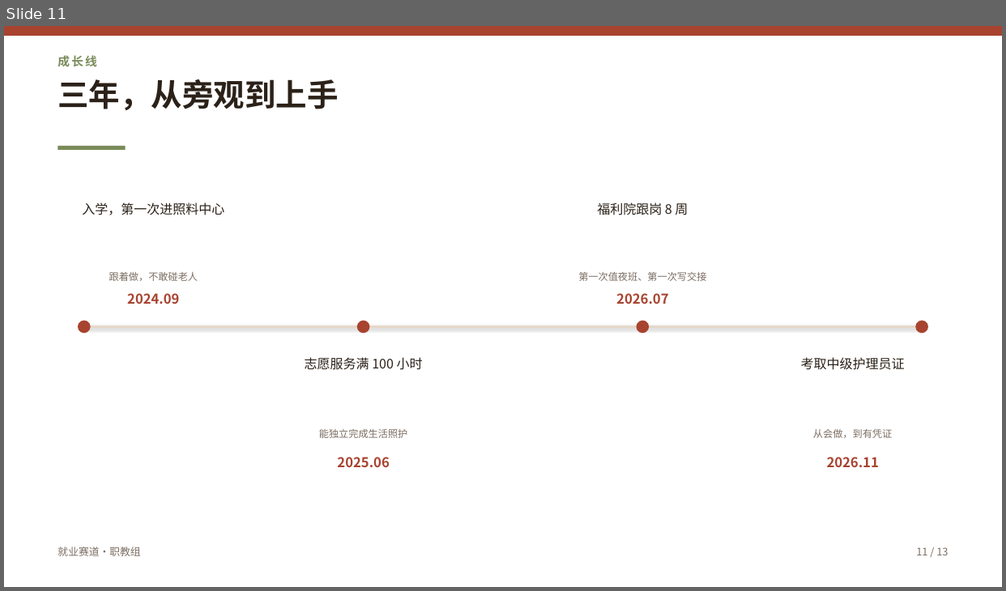
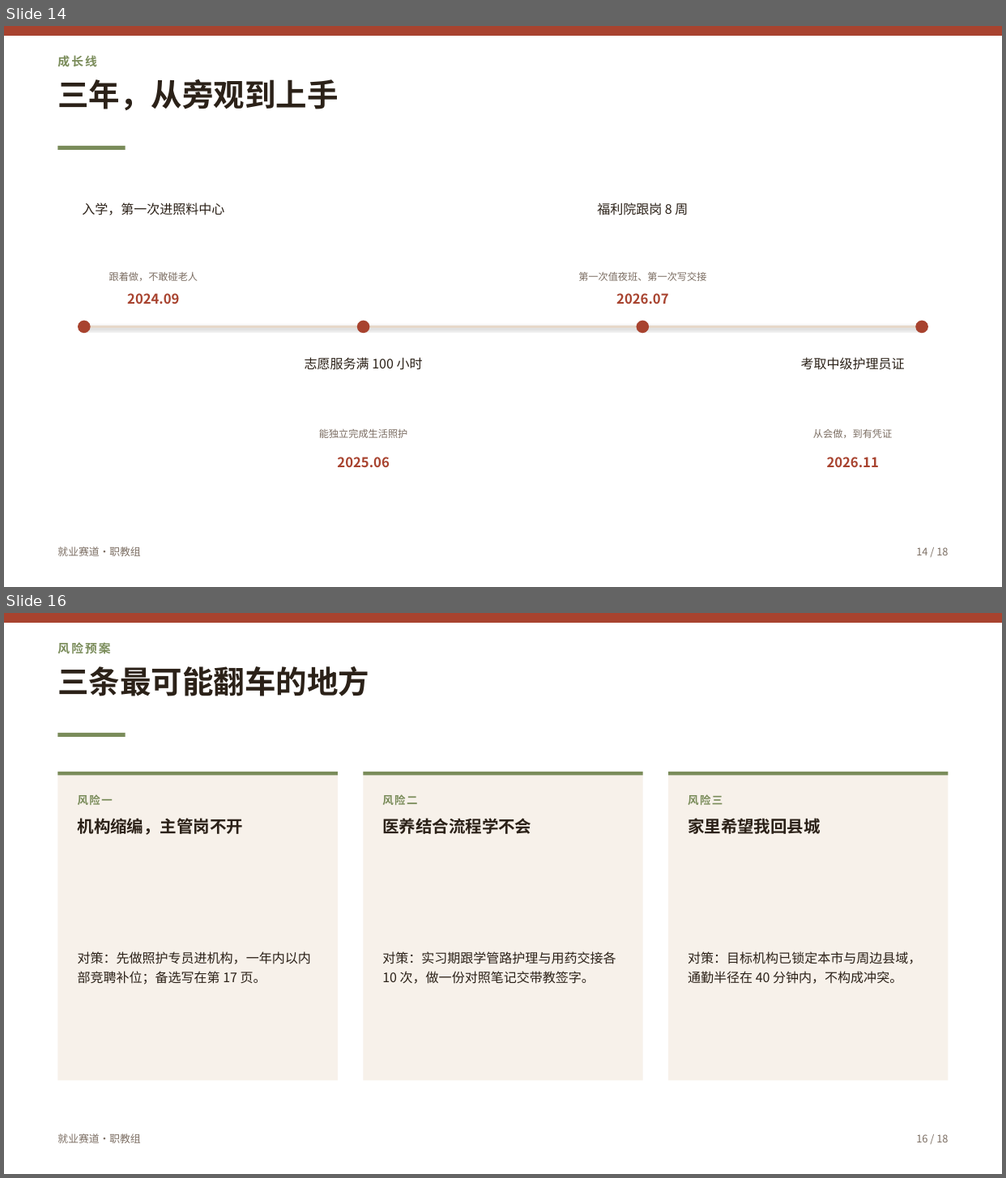
Before and after one commit to John-20260101/zgs-ppt, a slide deck: examples/case-wang/王某某-求职综合展示.pptx. Shown one above the other, each under a label of ours: slide 11 before the commit, slides 14 and 16 after it; the slides between them are not shown. The pictures are 1006x591 and 1006x1178 pixels, drawn with LibreOffice and Linux fonts; fonts in the diff are those of the drawing. Boxes give left, top, right and bottom in pixels: in the first picture for what was removed or moved away, otherwise in the second. Text is boxed around its words. In the diff, an @@ line names an element or a change of style, - is before the commit and + after.

```diff
--- a/examples/case-wang/王某某-求职综合展示.pptx
+++ b/examples/case-wang/王某某-求职综合展示.pptx
@@ slide 16 added at (x1=4, y1=613, x2=1002, y2=1174), background #FFFFFF @@
@@ rectangle added at (x1=4, y1=613, x2=1002, y2=623), fill #A8432F @@
@@ text added at (x1=57, y1=642, x2=110, y2=654), 11.5 pt, text #7A8C5A, bold @@
+风险预案
@@ text added at (x1=57, y1=666, x2=369, y2=696), 30 pt, text #2B2118, bold @@
+三条最可能翻车的地方
@@ rectangle added at (x1=58, y1=733, x2=126, y2=737), fill #7A8C5A @@
@@ rectangle added at (x1=58, y1=772, x2=338, y2=1081), fill #F7F1EA @@
@@ rectangle added at (x1=58, y1=772, x2=338, y2=776), fill #7A8C5A @@
@@ rectangle added at (x1=364, y1=772, x2=643, y2=1081), fill #F7F1EA @@
@@ rectangle added at (x1=364, y1=772, x2=643, y2=776), fill #7A8C5A @@
@@ rectangle added at (x1=669, y1=772, x2=948, y2=1081), fill #F7F1EA @@
@@ rectangle added at (x1=669, y1=772, x2=948, y2=776), fill #7A8C5A @@
@@ text added at (x1=78, y1=794, x2=113, y2=805), 10.5 pt, text #7A8C5A, bold @@
+风险一
@@ text added at (x1=382, y1=794, x2=417, y2=805), 10.5 pt, text #7A8C5A, bold @@
+风险二
@@ text added at (x1=688, y1=794, x2=722, y2=805), 10.5 pt, text #7A8C5A, bold @@
+风险三
@@ text added at (x1=78, y1=818, x2=244, y2=835), 16 pt, text #2B2118, bold @@
+机构缩编，主管岗不开
@@ text added at (x1=382, y1=818, x2=531, y2=834), 16 pt, text #2B2118, bold @@
+医养结合流程学不会
@@ text added at (x1=688, y1=818, x2=820, y2=834), 16 pt, text #2B2118, bold @@
+家里希望我回县城
@@ text added at (x1=78, y1=952, x2=311, y2=985), 12.5 pt, text #2B2118 @@
+对策：先做照护专员进机构，一年内以内部竞聘补位；备选写在第 17 页。
@@ text added at (x1=382, y1=952, x2=616, y2=984), 12.5 pt, text #2B2118 @@
+对策：实习期跟学管路护理与用药交接各 10 次，做一份对照笔记交带教签字。
@@ text added at (x1=688, y1=952, x2=921, y2=984), 12.5 pt, text #2B2118 @@
+对策：目标机构已锁定本市与周边县域，通勤半径在 40 分钟内，不构成冲突。
@@ text added at (x1=57, y1=1134, x2=140, y2=1144), 10 pt, text #7C6E63 @@
+就业赛道·职教组
@@ text added at (x1=916, y1=1135, x2=948, y2=1143), 10 pt, text #7C6E63 @@
+16 / 18
@@ what was slide 11 is now slide 14 @@
@@ slide 14 changed as well @@
@@ text at (x1=916, y1=548, x2=948, y2=556): text changed @@
-11 / 13
+14 / 18
```
Also in this commit, not shown: 12 other slides changed, 4 other slides added, 31 other files.
